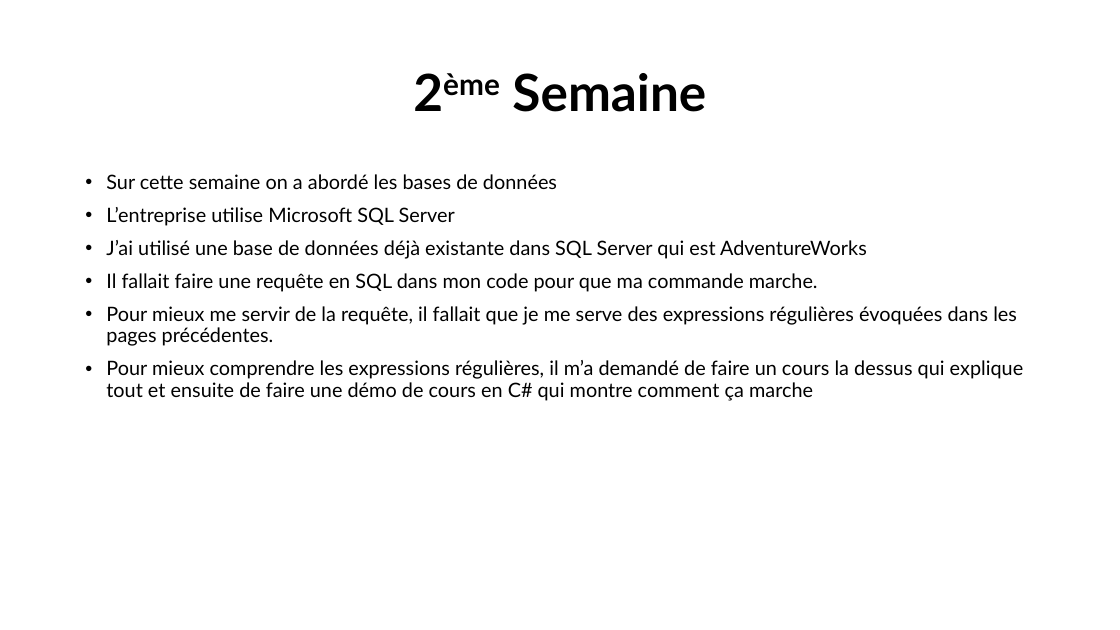
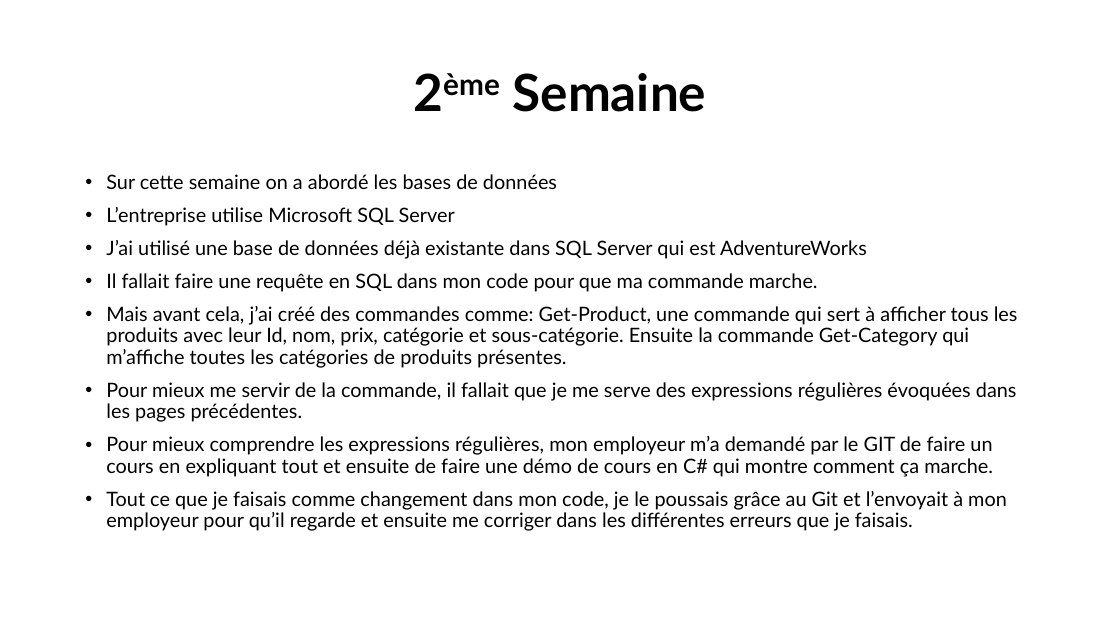
Before and after one commit to alimakri/DanCookStage, a slide deck: slide 12 of Documents/DanCook_Stage.pptx. Drawn at 1120x630 pixels with LibreOffice and Linux fonts; fonts in the diff are those of the drawing. Boxes give left, top, right and bottom in pixels: in the first picture for what was removed or moved away, otherwise in the second. Text is boxed around its words. In the diff, an @@ line names an element or a change of style, - is before the commit and + after.

```diff
--- a/Documents/DanCook_Stage.pptx
+++ b/Documents/DanCook_Stage.pptx
@@ text at bbox=[106, 306, 1018, 531]: text changed @@
-• Pour mieux me servir de la requête, il fallait que je me serve des expressions régulières évoquées dans les pages précédentes.
-• Pour mieux comprendre les expressions régulières, il m’a demandé de faire un cours la dessus qui explique tout et ensuite de faire une démo de cours en C# qui montre comment ça marche
+• Mais avant cela, j’ai créé des commandes comme: Get-Product, une commande qui sert à afficher tous les produits avec leur Id, nom, prix, catégorie et sous-catégorie. Ensuite la commande Get-Category qui m’affiche toutes les catégories de produits présentes.
+• Pour mieux me servir de la commande, il fallait que je me serve des expressions régulières évoquées dans les pages précédentes.
+• Pour mieux comprendre les expressions régulières, mon employeur m’a demandé par le GIT de faire un cours en expliquant tout et ensuite de faire une démo de cours en C# qui montre comment ça marche.
+• Tout ce que je faisais comme changement dans mon code, je le poussais grâce au Git et l’envoyait à mon employeur pour qu’il regarde et ensuite me corriger dans les différentes erreurs que je faisais.
```
Also in this commit, not shown: 3 slides added, 8 other files.
